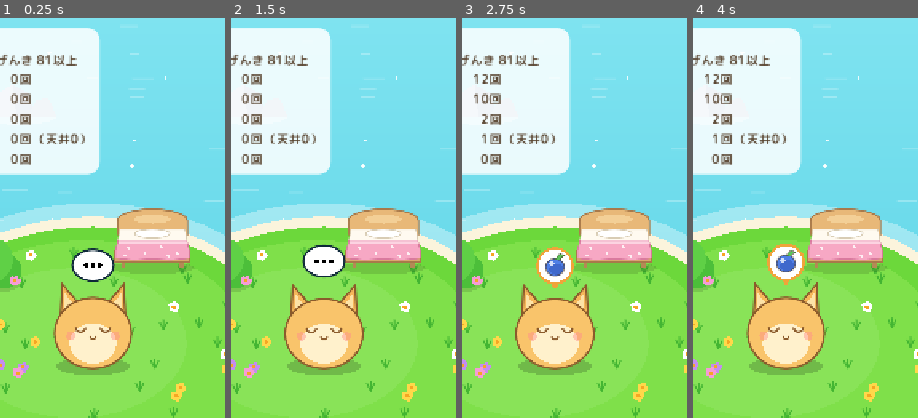
Above: before the commit, frames 1-4 (left to right).
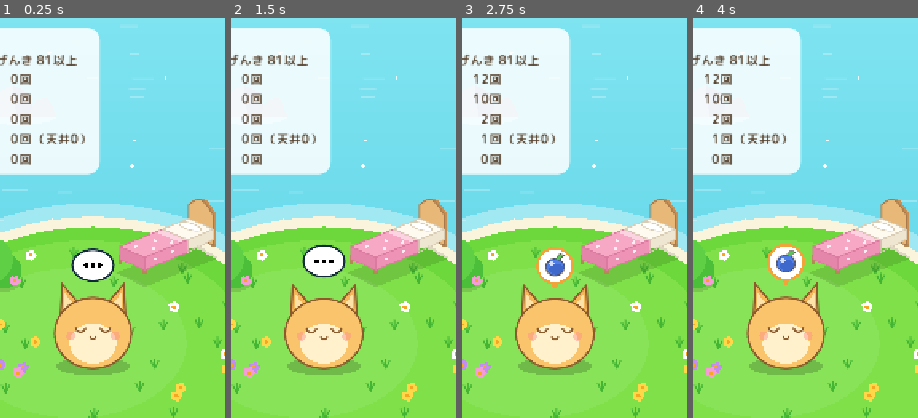
Above: after the commit, the same moments.

Repository: re5kn/PseudoSleep
Game: Godot game, scene res://main.tscn
The game is run twice, just before and just after one commit, with the same random seed, the same clock (stepped at 60 frames per second) and the same inputs.
Inputs:
- Up to frame 1 (0.25 s): no input
- Up to frame 2 (1.5 s): click "－" at 0.5 s; click "＋" at 1.25 s
- Up to frame 3 (2.75 s): click "3時間分すすめる" at 2 s
- Up to frame 4 (4 s): click "げんき：81以上で固定" at 2.75 s; click "げんき：100から減少" at 3.5 s
The pictures show only the part of the screen within x 29-79%, y 0-50%; the shares and areas given below are measured in that part.

The runs differ from the first frame. In frame 1, 5.7% of the frame differs, in the area x 50-97%, y 45-68%; in frame 2, 5.8%; in frame 3, 5.8%; in frame 4, 5.8%, in the area x 49-97%, y 45-68%.

Commit message:
Turn the bed diagonally: foot at lower left, pillow at upper right
Co-Authored-By: Claude Opus 5.5 (1M context) <noreply@anthropic.com>
Claude-Session: https://claude.ai/code/session_01J37SGmJ2t2hMNj1xjm63HX

Diff:
--- a/scripts/field_background.gd
+++ b/scripts/field_background.gd
@@ -48,7 +48,7 @@
 		_draw_tuft(t)
 	for f in _flowers:
 		_draw_flower(f[0], f[1])
-	_draw_bed(Vector2(455, 360))
+	_draw_bed(Vector2(478, 352))
 
 
 func _draw_sea() -> void:
@@ -119,40 +119,61 @@
 
 
 func _draw_bed(p: Vector2) -> void:
+	# 左下が足元、右上が枕の斜め向き。L=長さ方向、W=幅方向、H=厚み
+	var L := Vector2(110, -45)
+	var W := Vector2(40, 17)
+	var H := Vector2(0, 16)
+	var a := p - L / 2 - W / 2
+	var b := a + W
+	var c := b + L
+	var d := a + L
 	var line := Color("a8794a")
-	draw_colored_polygon(ItemArt.ellipse(p + Vector2(0, 40), 68, 10), Color(0, 0, 0, 0.12))
-	for x in [-50.0, 44.0]:
-		draw_rect(Rect2(p + Vector2(x, 26), Vector2(6, 14)), Color("b38a55"))
+	var shadow := PackedVector2Array([a + H * 2.6 + Vector2(-6, 0), b + H * 2.6 + Vector2(0, 6), c + H * 2.6 + Vector2(8, 4), d + H * 2.6 + Vector2(6, -4)])
+	draw_colored_polygon(shadow, Color(0, 0, 0, 0.12))
+	for q in [a, b, c]:
+		draw_rect(Rect2(q + H + Vector2(-3, -2), Vector2(6, 13)), Color("b38a55"))
 	# ヘッドボード（上が丸い板）
-	var head := PackedVector2Array([p + Vector2(-56, -14), p + Vector2(-56, -36)])
-	for i in range(1, 13):
-		var a := PI + PI * i / 12.0
-		head.append(p + Vector2(0, -36) + Vector2(cos(a) * 56, sin(a) * 18))
-	head.append(p + Vector2(56, -14))
+	var head := PackedVector2Array([c + H * 1.6, d + H * 1.6])
+	for i in 13:
+		var t := i / 12.0
+		head.append(d.lerp(c, t) + Vector2(0, -22 - 16 * sin(t * PI)))
+	var thick := L.normalized() * 5
+	var head_back := PackedVector2Array()
+	for v in head:
+		head_back.append(v + thick)
+	draw_colored_polygon(head_back, Color("c98f52"))
 	draw_colored_polygon(head, Color("e8b878"))
 	ItemArt.outline(self, head, line, 2.0)
-	draw_colored_polygon(ItemArt.ellipse(p + Vector2(0, -38), 30, 7, 20), Color("f3cf96"))
-	# 側板
-	var frame := PackedVector2Array([p + Vector2(-60, 12), p + Vector2(60, 12), p + Vector2(60, 30), p + Vector2(-60, 30)])
-	draw_colored_polygon(frame, Color("d9a86c"))
-	ItemArt.outline(self, frame, line, 2.0)
-	# マットレス
-	var mattress := PackedVector2Array([p + Vector2(-52, -22), p + Vector2(52, -22), p + Vector2(58, 12), p + Vector2(-58, 12)])
-	draw_colored_polygon(mattress, Color("fffaf0"))
-	ItemArt.outline(self, mattress, Color("d8ccb4"), 1.5)
+	# マットレス（上面・手前の側面・足元の面）
+	var top := PackedVector2Array([a, b, c, d])
+	var side := PackedVector2Array([b, c, c + H, b + H])
+	var foot := PackedVector2Array([a, b, b + H, a + H])
+	draw_colored_polygon(side, Color("efe6d2"))
+	draw_colored_polygon(foot, Color("e6dcc6"))
+	draw_colored_polygon(top, Color("fffaf0"))
 	# まくら
-	var pillow := ItemArt.ellipse(p + Vector2(0, -15), 28, 7, 20)
+	var pc := a + L * 0.84 + W * 0.5 + Vector2(0, -3)
+	var pillow := PackedVector2Array()
+	for i in 20:
+		var ang := TAU * i / 20.0
+		pillow.append(pc + W.normalized() * cos(ang) * 17 + L.normalized() * sin(ang) * 8)
 	draw_colored_polygon(pillow, Color("ffffff"))
 	ItemArt.outline(self, pillow, Color("d8ccb4"), 1.5)
-	# 掛け布団（手前に垂れる）
-	var blanket := PackedVector2Array([
-		p + Vector2(-55, -4), p + Vector2(55, -4), p + Vector2(59, 12), p + Vector2(59, 24),
-		p + Vector2(30, 27), p + Vector2(0, 25), p + Vector2(-30, 27), p + Vector2(-59, 24), p + Vector2(-59, 12),
-	])
-	draw_colored_polygon(blanket, Color("f7a8c4"))
-	draw_colored_polygon(PackedVector2Array([
-		p + Vector2(-55, -4), p + Vector2(55, -4), p + Vector2(56, 2), p + Vector2(-56, 2),
-	]), Color("fcd3e1"))
-	ItemArt.outline(self, blanket, Color("d97a9e"), 1.5)
-	for d in [Vector2(-38, 8), Vector2(-12, 16), Vector2(14, 7), Vector2(40, 17), Vector2(-44, 20), Vector2(26, 21)]:
-		draw_circle(p + d, 2.5, Color(1, 1, 1, 0.8))
+	# 掛け布団（足元側を覆い、手前と足元に垂れる）
+	var k := 0.62
+	var bl_top := PackedVector2Array([a, b, b + L * k, a + L * k])
+	var bl_side := PackedVector2Array([b, b + L * k, b + L * k + H * 1.25, b + H * 1.25])
+	var bl_foot := PackedVector2Array([a, b, b + H * 1.25, a + H * 1.25])
+	draw_colored_polygon(bl_side, Color("ee93b5"))
+	draw_colored_polygon(bl_foot, Color("e486aa"))
+	draw_colored_polygon(bl_top, Color("f7a8c4"))
+	draw_colored_polygon(PackedVector2Array([a + L * (k - 0.1), b + L * (k - 0.1), b + L * k, a + L * k]), Color("fcd3e1"))
+	for uv in [Vector2(0.12, 0.3), Vector2(0.22, 0.75), Vector2(0.36, 0.4), Vector2(0.46, 0.8)]:
+		draw_circle(a + L * uv.x + W * uv.y, 2.5, Color(1, 1, 1, 0.8))
+	for uv in [Vector2(0.15, 0.55), Vector2(0.4, 0.5)]:
+		draw_circle(b + L * uv.x + H * uv.y, 2.5, Color(1, 1, 1, 0.8))
+	ItemArt.outline(self, PackedVector2Array([a, b, b + H * 1.25, a + H * 1.25]), Color("d97a9e"), 1.5)
+	ItemArt.outline(self, PackedVector2Array([b, b + L * k, b + L * k + H * 1.25, b + H * 1.25]), Color("d97a9e"), 1.5)
+	ItemArt.outline(self, PackedVector2Array([a, b, b + L * k, a + L * k]), Color("d97a9e"), 1.5)
+	ItemArt.outline(self, PackedVector2Array([b + L * k, c, d, a + L * k]), Color("d8ccb4"), 1.5)
+	ItemArt.outline(self, PackedVector2Array([b + L * k + H * 1.25, b + L * k, c, c + H]), Color("d8ccb4"), 1.5)
